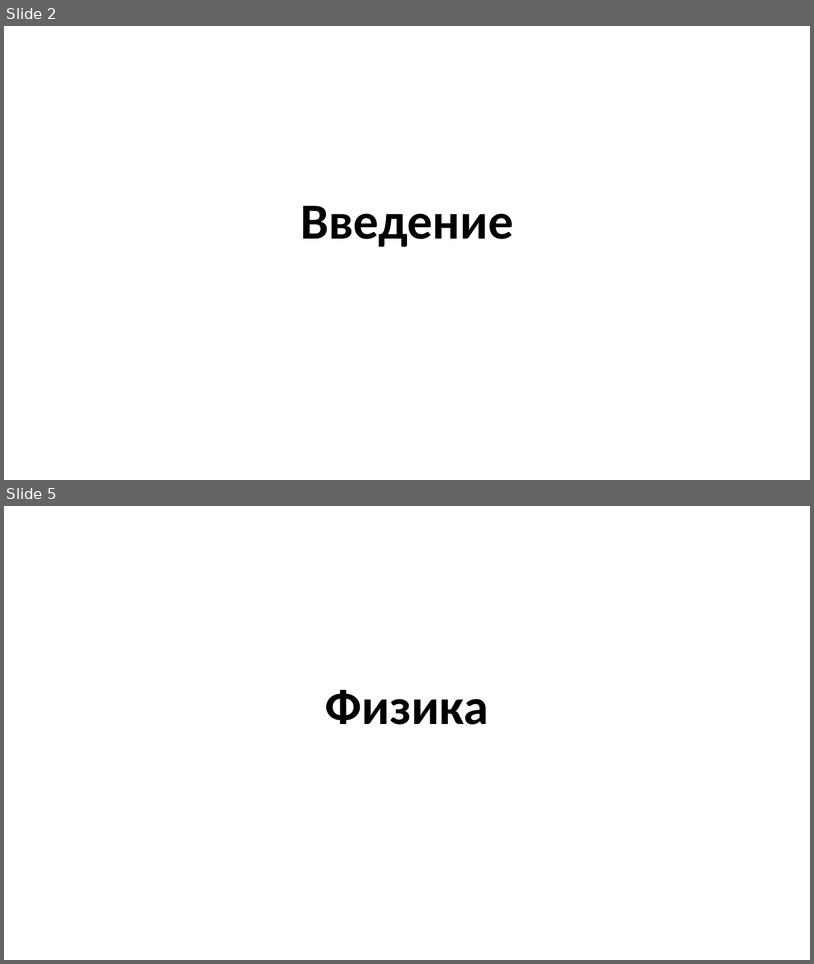
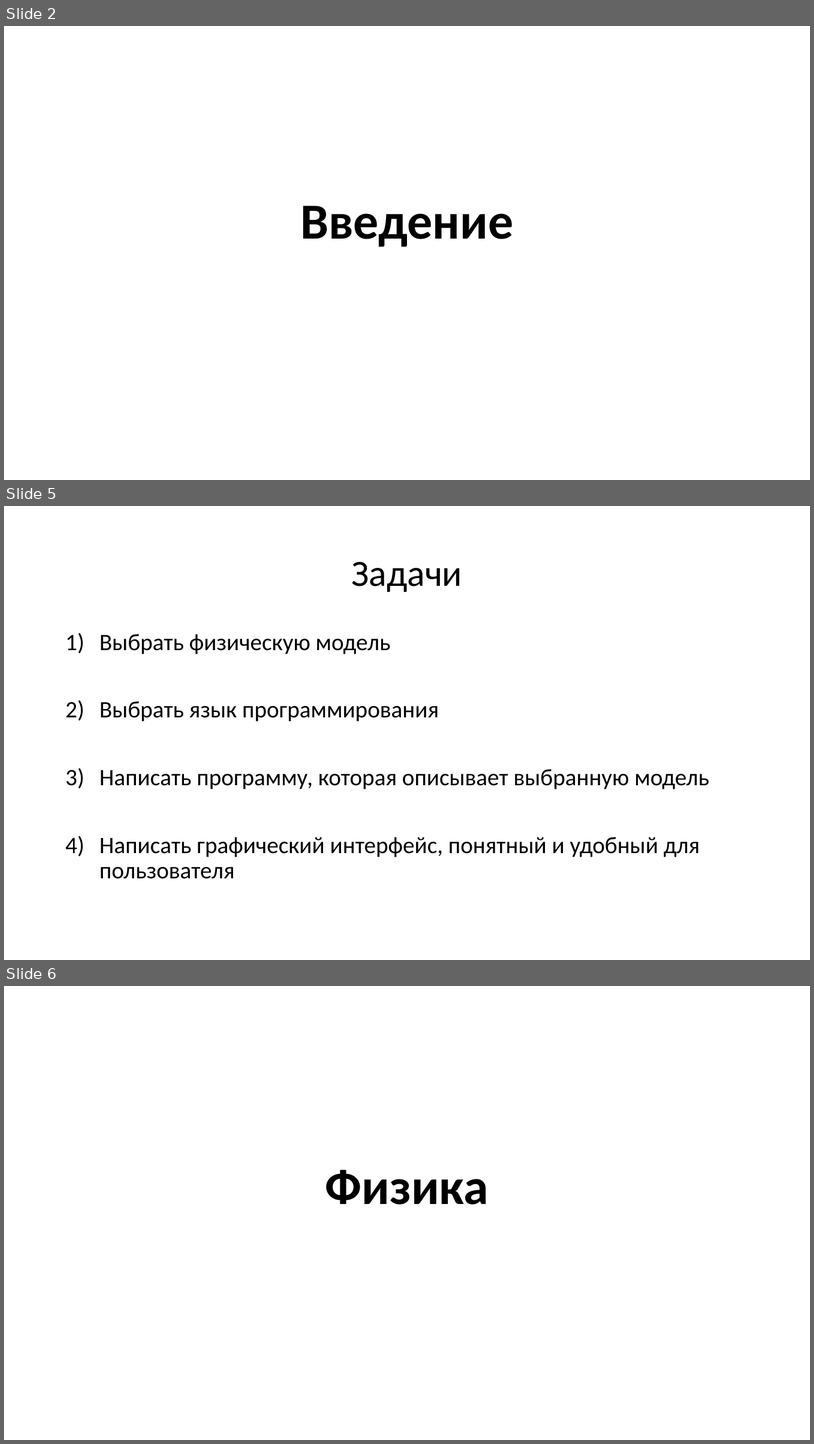
Before and after one commit to cherenuk/modeling, a slide deck: info/Моделирование.pptx. Shown one above the other, each under a label of ours: slides 2 and 5 before the commit, slides 2, 5 and 6 after it; the slides between them are not shown. The pictures are 814x964 and 814x1444 pixels, drawn with LibreOffice and Linux fonts; fonts in the diff are those of the drawing; background and template pictures are left out. Boxes give left, top, right and bottom in pixels: in the first picture for what was removed or moved away, otherwise in the second. Text is boxed around its words. In the diff, an @@ line names an element or a change of style, - is before the commit and + after.

```diff
--- a/info/Моделирование.pptx
+++ b/info/Моделирование.pptx
@@ slide 5 added at bbox=[4, 506, 810, 960], background picture (left out) @@
@@ title added at bbox=[352, 562, 463, 592], 44 pt, text #000000 @@
+Задачи
@@ text added at bbox=[99, 634, 710, 879], 28 pt, text #000000 @@
+1) Выбрать физическую модель
+2) Выбрать язык программирования
+3) Написать программу, которая описывает выбранную модель
+4) Написать графический интерфейс, понятный и удобный для пользователя
@@ what was slide 5 is now slide 6 @@
```
Also in this commit, not shown: 2 slides changed, 1 other file.
